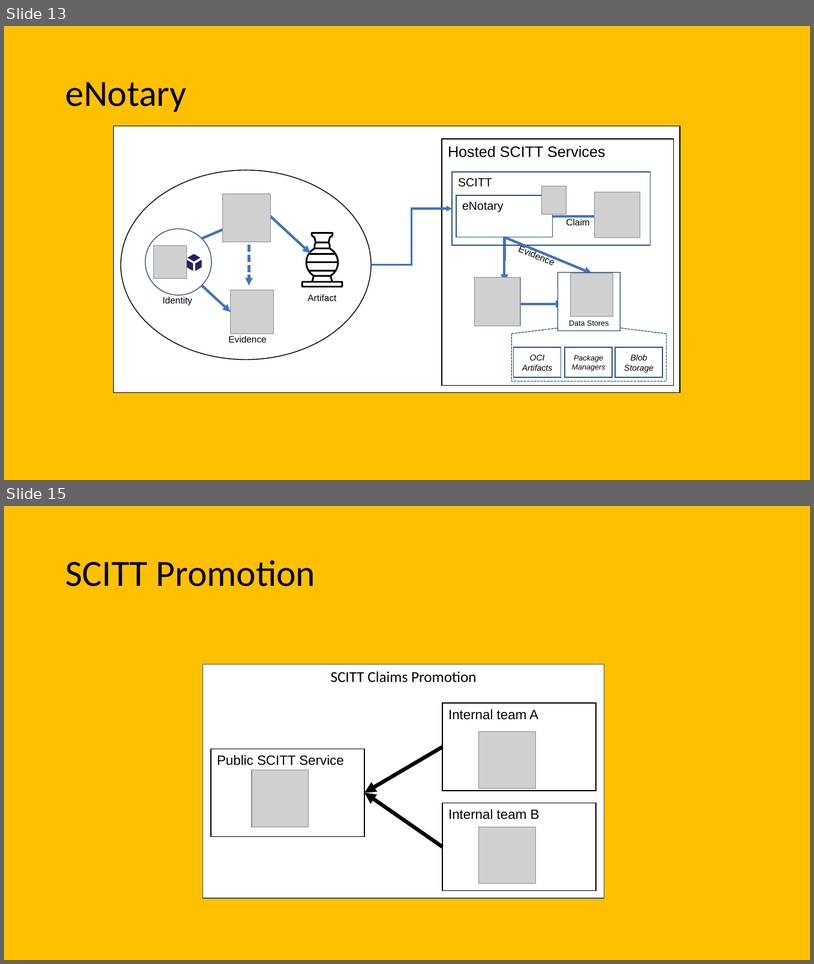
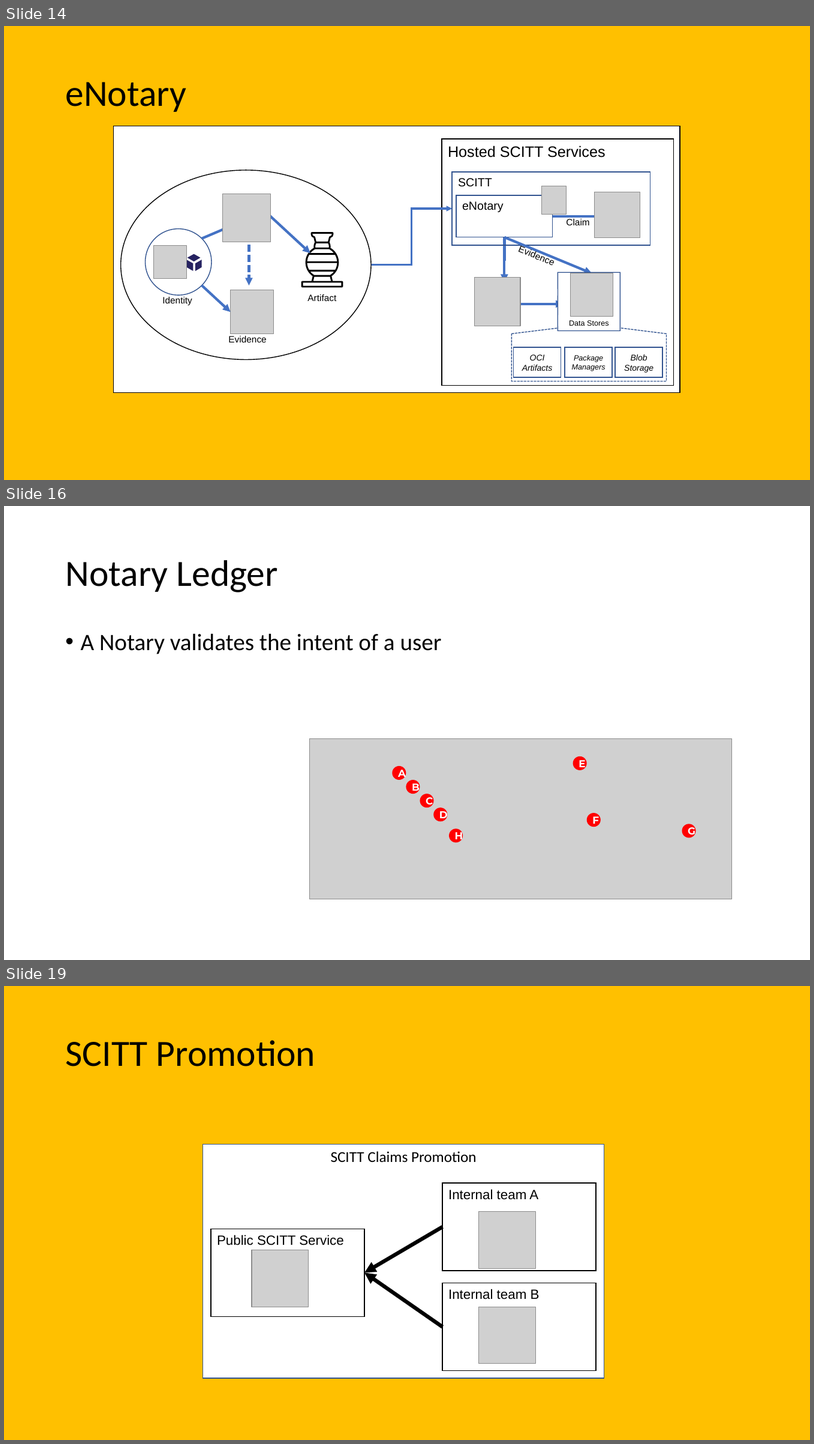
Before and after one commit to ietf-scitt/presentations, a slide deck: assets/scitt-assets.pptx. Shown one above the other, each under a label of ours: slides 13 and 15 before the commit, slides 14, 16 and 19 after it; the slides between them are not shown. The pictures are 814x964 and 814x1444 pixels, drawn with LibreOffice and Linux fonts; fonts in the diff are those of the drawing; grey boxes stand for pictures. Boxes give left, top, right and bottom in pixels: in the first picture for what was removed or moved away, otherwise in the second. Text is boxed around its words. In the diff, an @@ line names an element or a change of style, - is before the commit and + after.

```diff
--- a/assets/scitt-assets.pptx
+++ b/assets/scitt-assets.pptx
@@ slide 16 added at <box>4,506,810,960</box>, background #FFFFFF @@
@@ title added at <box>65,560,278,592</box>, 44 pt, text #000000 @@
+Notary Ledger
@@ text added at <box>81,633,442,654</box>, 28 pt, text #000000 @@
+• A Notary validates the intent of a user
@@ group added at <box>309,739,732,899</box>: 8 ellipses, 1 picture @@
+A
+B
+C
+D
+F
+G
+H
+E
@@ what was slide 13 is now slide 14 @@
@@ what was slide 15 is now slide 19 @@
```
Also in this commit, not shown: 4 slides changed, 5 other slides added, 1 slide removed.
